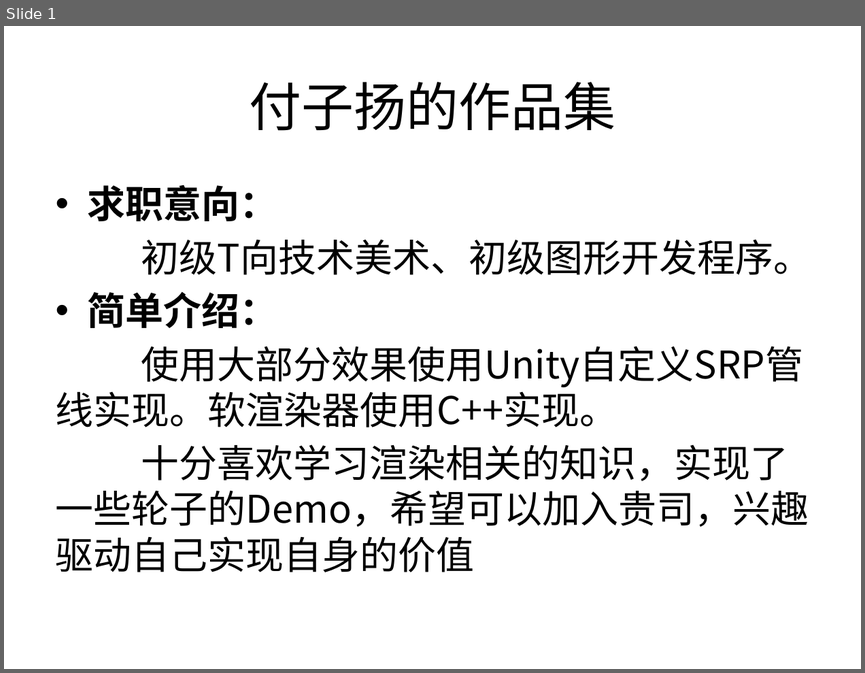
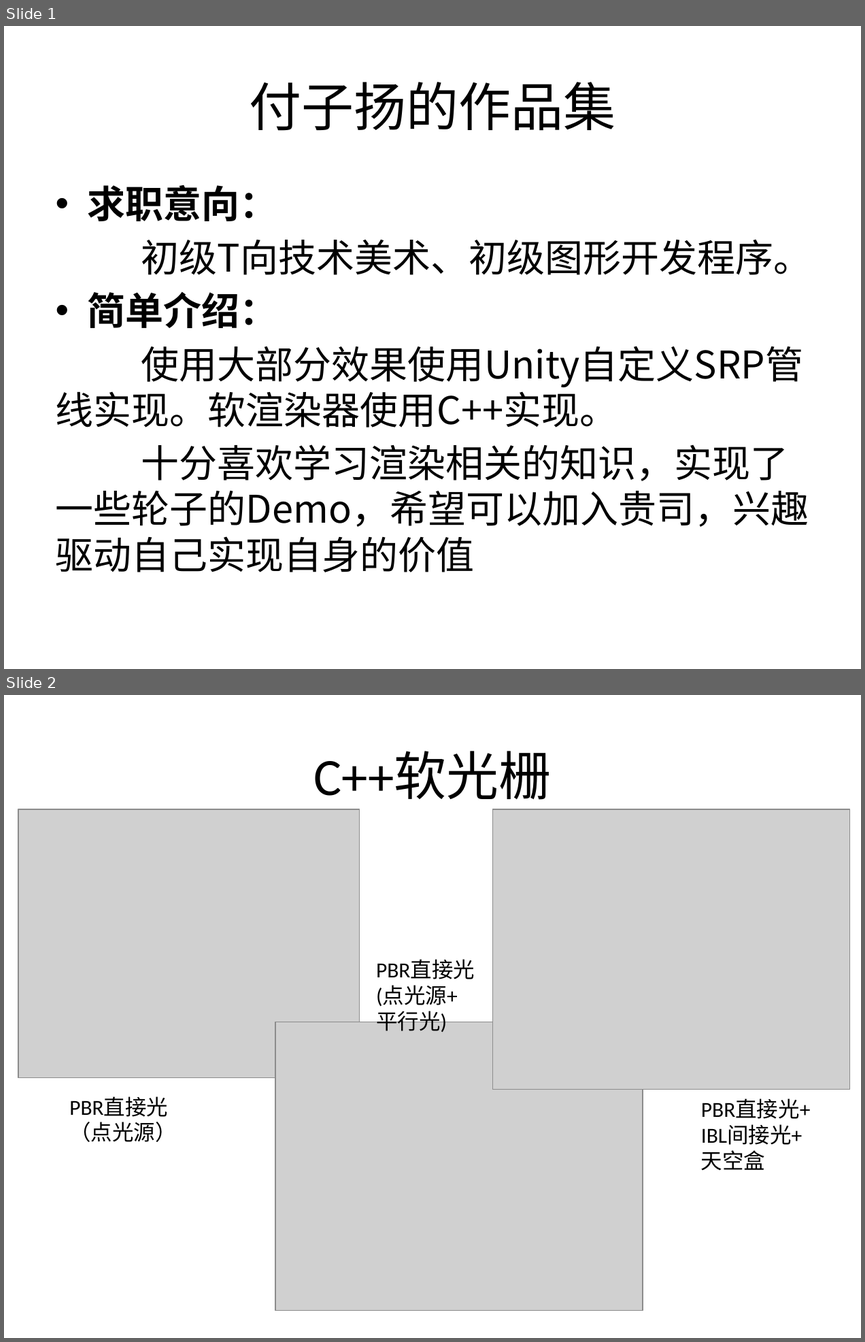
Before and after one commit to w199753/SoftRender, a slide deck: study/作品展示集.pptx. Shown one above the other, each under a label of ours: slide 1 before the commit, slides 1 and 2 after it. The pictures are 865x673 and 865x1342 pixels, drawn with LibreOffice and Linux fonts; fonts in the diff are those of the drawing; grey boxes stand for pictures. Boxes give left, top, right and bottom in pixels: in the first picture for what was removed or moved away, otherwise in the second. Text is boxed around its words. In the diff, an @@ line names an element or a change of style, - is before the commit and + after.

```diff
--- a/study/作品展示集.pptx
+++ b/study/作品展示集.pptx
@@ slide 2 added at [4, 695, 861, 1338], background #FFFFFF @@
@@ title added at [313, 751, 551, 800], 44 pt, text #000000 @@
+C++软光栅
@@ picture added at [18, 809, 360, 1077] @@
@@ picture added at [492, 809, 850, 1089] @@
@@ text added at [376, 960, 475, 1032], 18 pt, text #000000 @@
+PBR直接光
+(点光源+
+平行光)
@@ picture added at [275, 1022, 643, 1310] @@
@@ text added at [69, 1096, 177, 1142], 18 pt, text #000000 @@
+PBR直接光
+（点光源）
@@ text added at [701, 1098, 810, 1170], 18 pt, text #000000 @@
+PBR直接光+
+IBL间接光+
+天空盒
```
Also in this commit, not shown: 9 other slides added, 3 other files.
